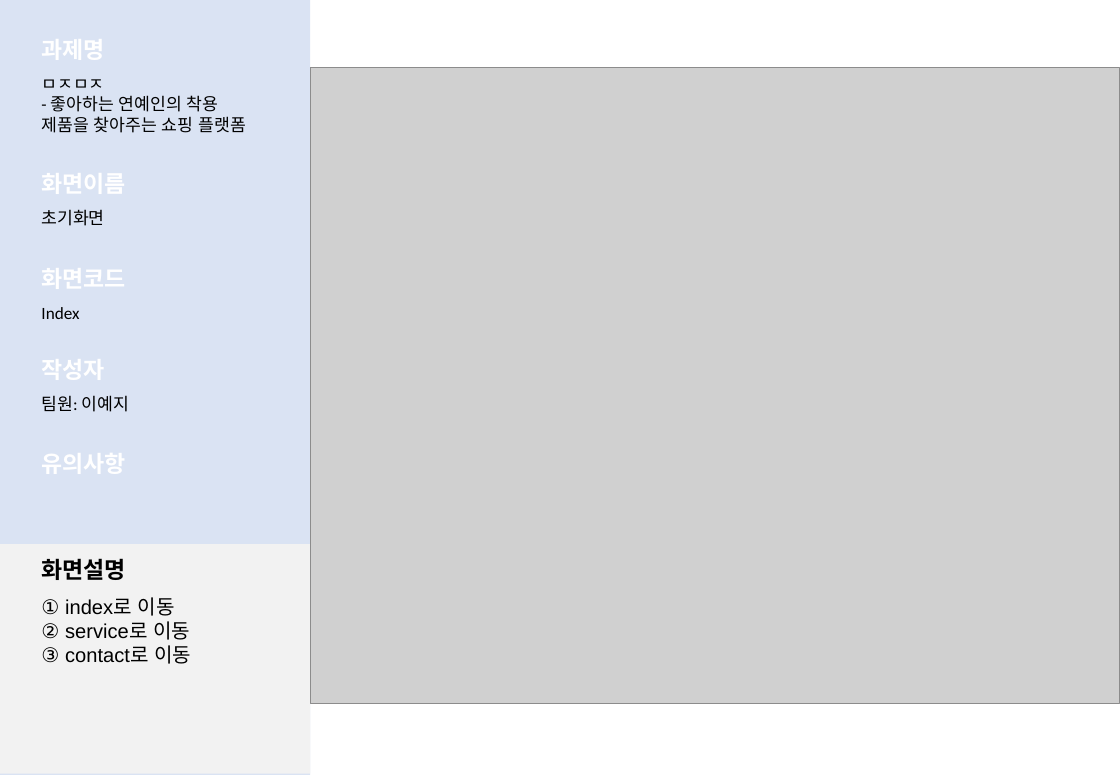
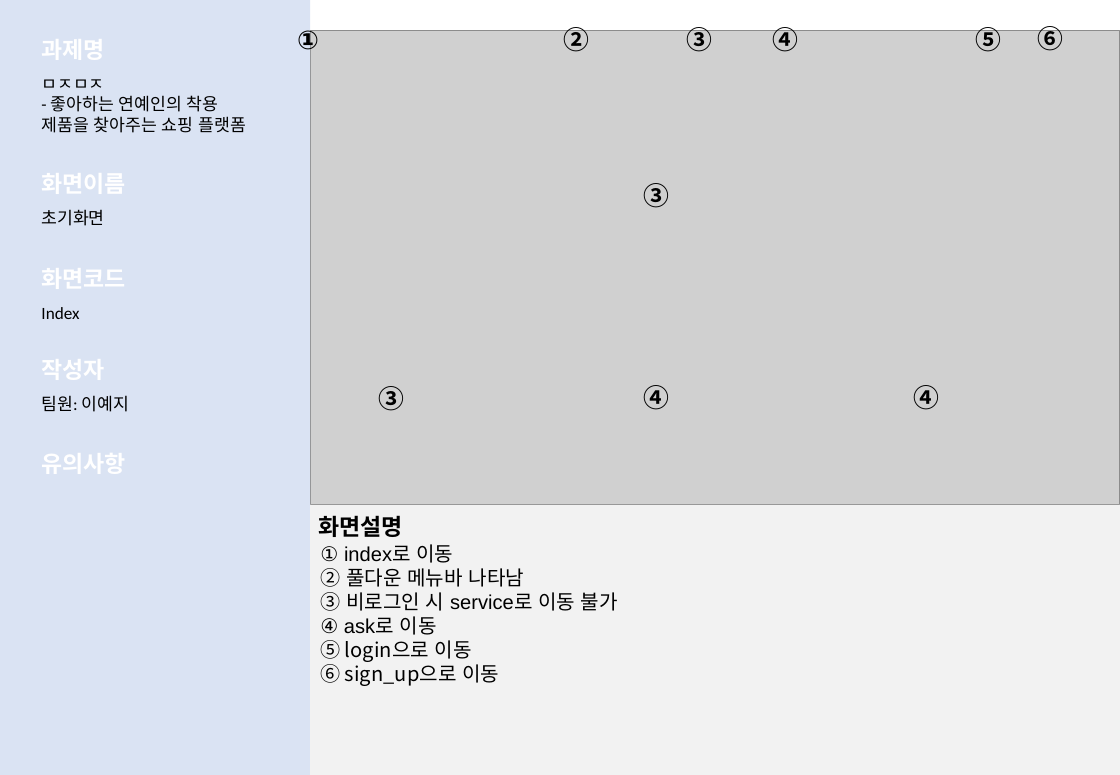
Before and after one commit to LeticiaKang/Project_Idol-Fandom-WebPlaform, a slide deck: slide 4 of 1. 산출문서/화면설계서(실전)/화면설계서_서식(1조. HappyVirus) (실전).pptx. Drawn at 1120x775 pixels with LibreOffice and Linux fonts; fonts in the diff are those of the drawing; grey boxes stand for pictures. Boxes give left, top, right and bottom in pixels: in the first picture for what was removed or moved away, otherwise in the second. Text is boxed around its words. In the diff, an @@ line names an element or a change of style, - is before the commit and + after.

Commit message:
산출문서 수정
- 화면설계서
- 데이터베이스 요구사항 분석서

```diff
--- a/1. 산출문서/화면설계서(실전)/화면설계서_서식(1조. HappyVirus) (실전).pptx
+++ b/1. 산출문서/화면설계서(실전)/화면설계서_서식(1조. HappyVirus) (실전).pptx
@@ text added at [297, 28, 319, 54], 18 pt, text #000000, bold @@
+①
@@ text added at [564, 22, 590, 52], 18 pt, text #000000, bold @@
+②
@@ text added at [687, 22, 713, 52], 18 pt, text #000000, bold @@
+③
@@ text added at [772, 22, 798, 52], 18 pt, text #000000, bold @@
+④
@@ text added at [975, 22, 1001, 52], 18 pt, text #000000, bold @@
+⑤
@@ text added at [1038, 22, 1064, 51], 18 pt, text #000000, bold @@
+⑥
@@ picture: place and size @@
-picture at [310, 68, 1120, 704]
+picture at [310, 31, 1120, 506]
@@ text added at [644, 183, 670, 208], 18 pt, text #000000, bold @@
+③
@@ text added at [378, 386, 404, 411], 18 pt, text #000000, bold @@
+③
@@ text added at [644, 385, 670, 410], 18 pt, text #000000, bold @@
+④
@@ text added at [914, 385, 940, 410], 18 pt, text #000000, bold @@
+④
@@ text "화면설명": place and size @@
-text "화면설명" at [41, 558, 125, 580]
+text "화면설명" at [318, 515, 402, 537]
@@ rectangle: place and size @@
-rectangle at [0, 545, 310, 775]
+rectangle at [310, 506, 1120, 775]
@@ text "① index로 이동": place and size @@
-text "① index로 이동" at [41, 597, 191, 664]
+text "① index로 이동" at [320, 544, 618, 686]
@@ text at [320, 568, 618, 686]: text changed @@
-② service로 이동
-③ contact로 이동
+② 풀다운 메뉴바 나타남
+③ 비로그인 시 service로 이동 불가
+④ ask로 이동
+⑤ login으로 이동
+⑥ sign_up으로 이동
```
Also in this commit, not shown: 15 other slides changed, 2 slides added, 1 other file.
